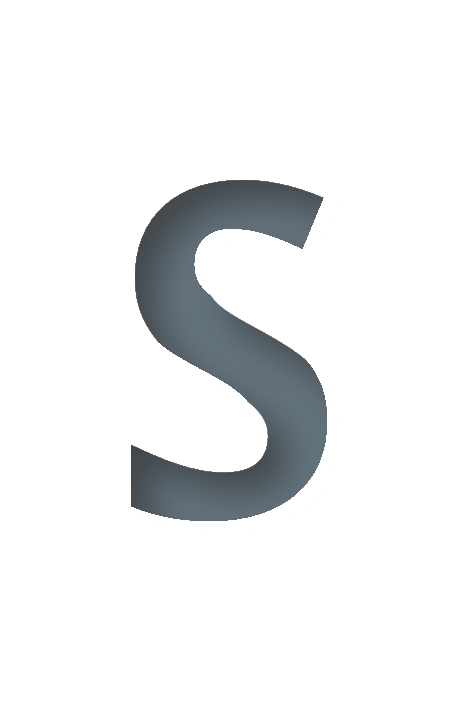
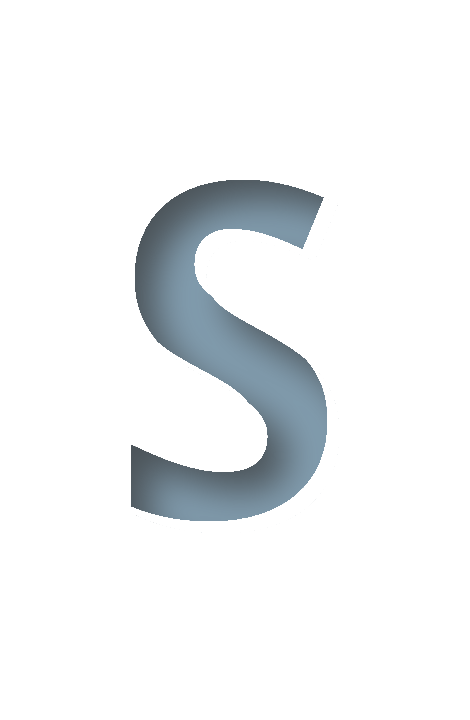
Two versions of the same layered image (470 x 720). Layer-by-layer changes:
painted on "S" over [131, 180, 339, 533]
